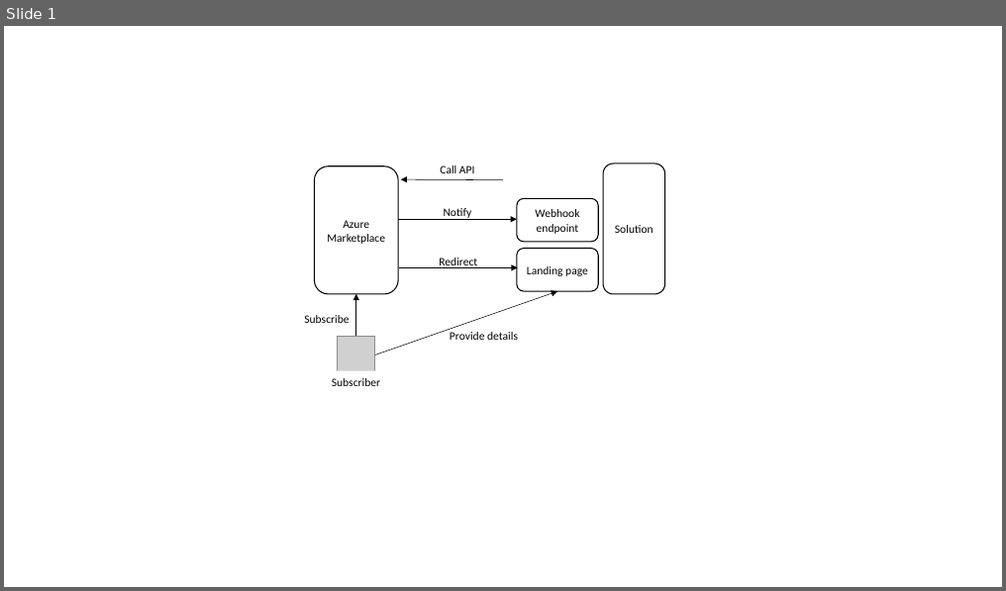
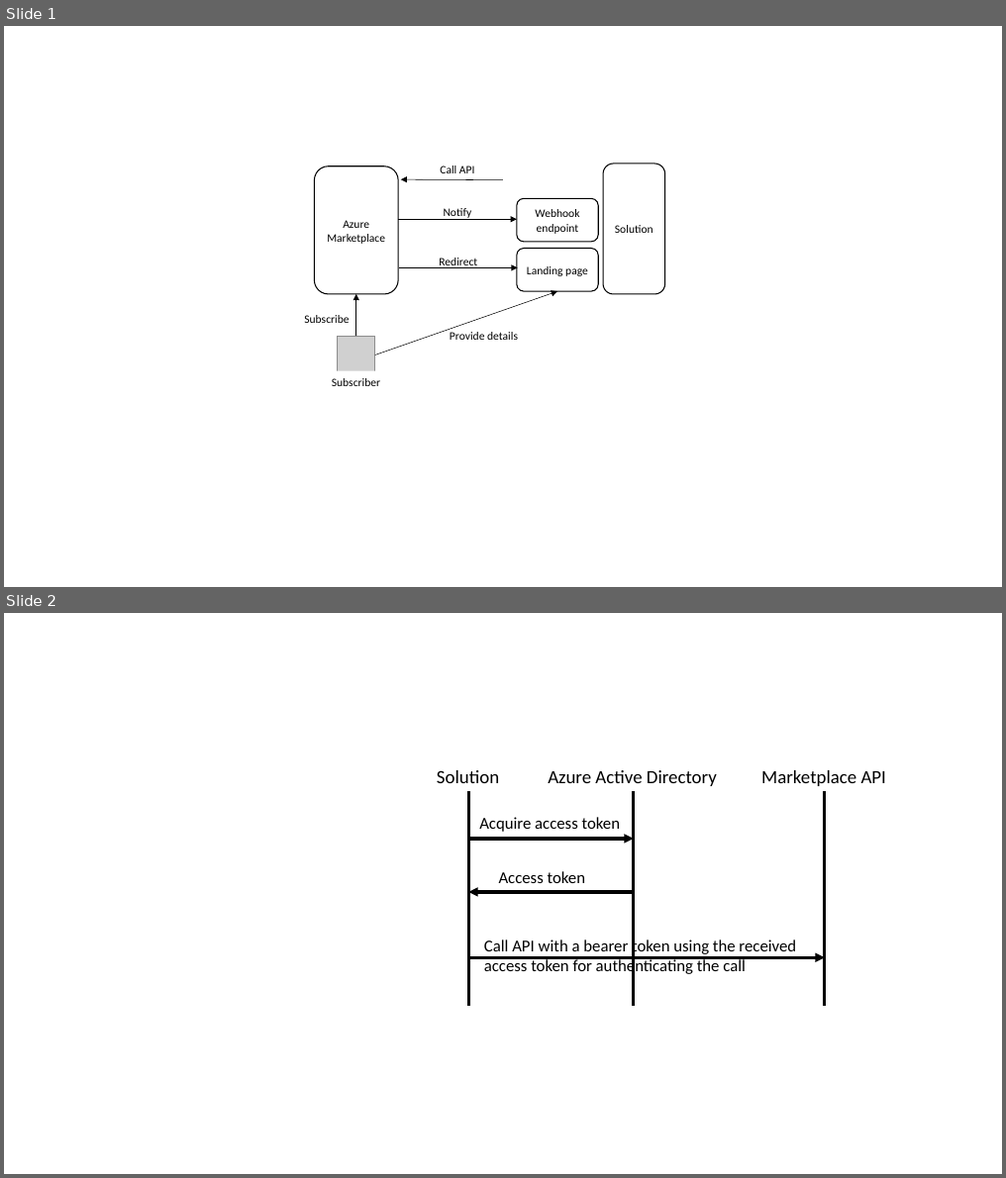
Before and after one commit to Ercenk/AzureMarketplaceSaaSApiClient, a slide deck: Docs/Figures.pptx. Shown one above the other, each under a label of ours: slide 1 before the commit, slides 1 and 2 after it. The pictures are 1006x591 and 1006x1178 pixels, drawn with LibreOffice and Linux fonts; fonts in the diff are those of the drawing; grey boxes stand for pictures. Boxes give left, top, right and bottom in pixels: in the first picture for what was removed or moved away, otherwise in the second. Text is boxed around its words. In the diff, an @@ line names an element or a change of style, - is before the commit and + after.

```diff
--- a/Docs/Figures.pptx
+++ b/Docs/Figures.pptx
@@ slide 2 added at (x1=4, y1=613, x2=1002, y2=1174), background #FFFFFF @@
@@ text added at (x1=437, y1=770, x2=499, y2=783), 18 pt, text #000000 @@
+Solution
@@ text added at (x1=548, y1=770, x2=717, y2=786), 18 pt, text #000000 @@
+Azure Active Directory
@@ text added at (x1=761, y1=770, x2=886, y2=786), 18 pt, text #000000 @@
+Marketplace API
@@ line added from (469, 791) to (469, 1006), #000000 3 pt @@
@@ text added at (x1=479, y1=817, x2=620, y2=832), 16 pt, text #000000 @@
+Acquire access token
@@ line added from (634, 791) to (634, 1006), #000000 3 pt @@
@@ line added from (825, 791) to (825, 1006), #000000 3 pt @@
@@ arrow added from (469, 839) to (634, 839), #000000 3 pt @@
@@ text added at (x1=499, y1=871, x2=585, y2=883), 16 pt, text #000000 @@
+Access token
@@ arrow added from (634, 892) to (469, 892), #000000 3 pt @@
@@ text added at (x1=484, y1=938, x2=796, y2=976), 16 pt, text #000000 @@
+Call API with a bearer token using the received access token for authenticating the call
@@ arrow added from (470, 959) to (825, 959), #000000 3 pt @@
```
Also in this commit, not shown: 2 other files.
